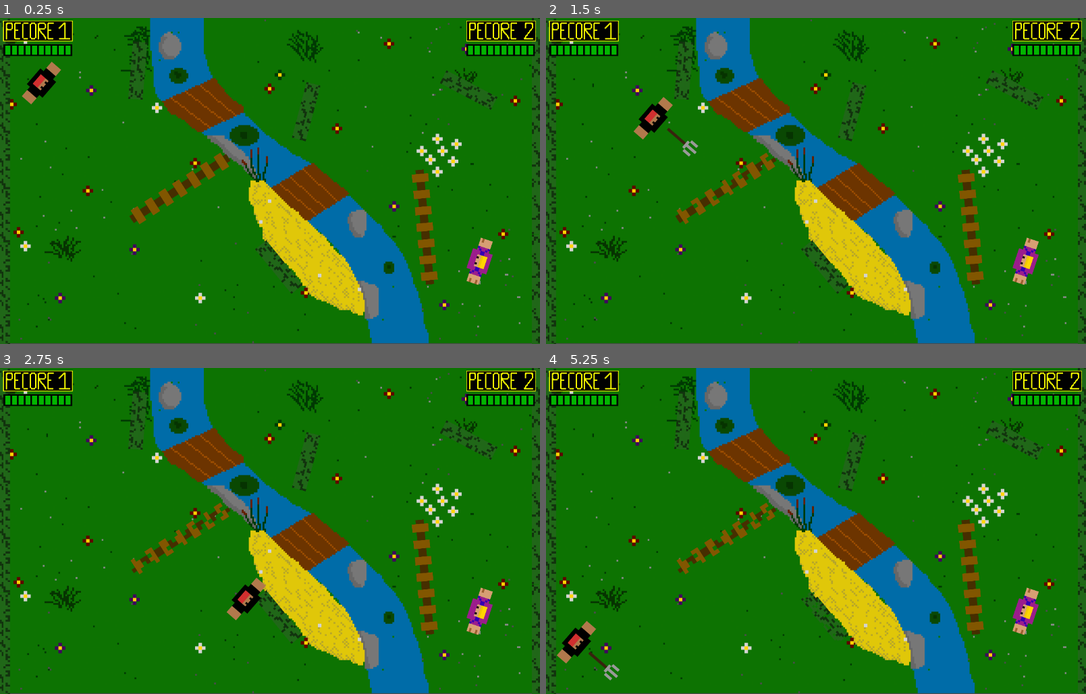
Above: before the commit, frames 1-4 (two rows, left to right).
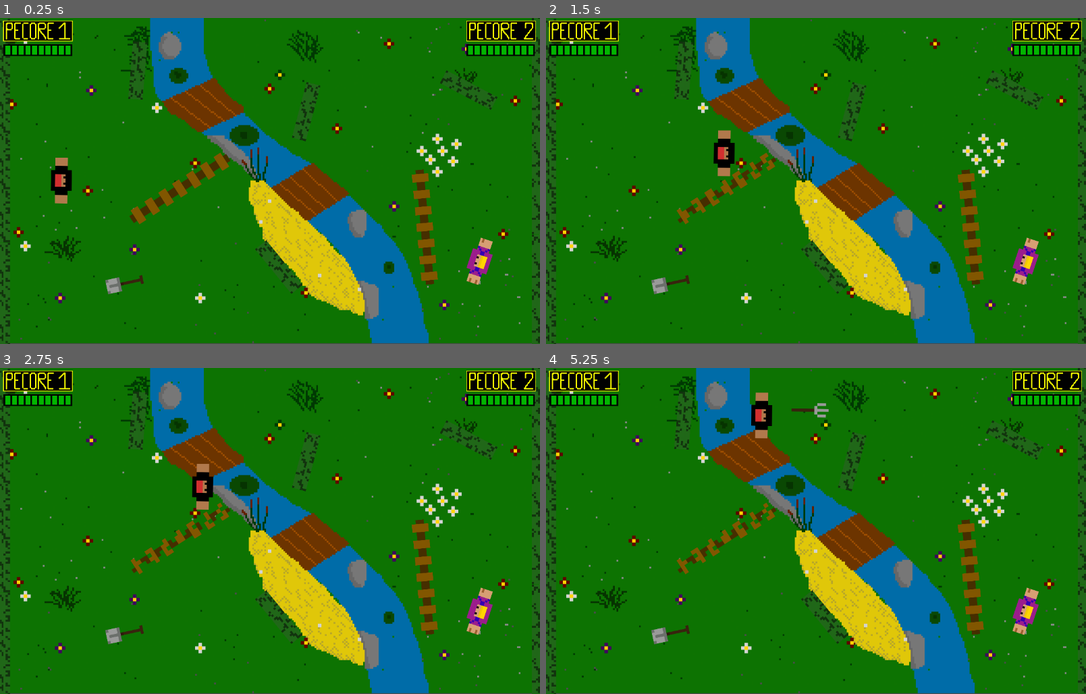
Above: after the commit, the same moments.

Repository: GuenotF/Proto_Pecore_Fight
Game: Godot game, scene res://_Scenes/Map.tscn
The game is run twice, just before and just after one commit, with the same random seed, the same clock (stepped at 60 frames per second) and the same inputs. Sound files missing from this copy of the repository are replaced by a short silence.
Inputs (mouse positions are in pixels of both pictures, inside the frame that each line leads up to):
- Up to frame 1 (0.25 s): no input
- Up to frame 2 (1.5 s): tap Enter at 0.5 s; move the mouse to (934, 164) at 0.52 s; hold D (move_right) 0.53-1.28 s; click (934, 164) at 0.6 s; tap Space (ui_select) at 0.77 s; move the mouse to (708, 197) at 1.27 s; hold S (move_down) from 1.28 s (still down); click (708, 197) at 1.35 s
- Up to frame 3 (2.75 s): tap Space (ui_select) at 1.52 s; move the mouse to (324, 459) at 2.02 s; release S (move_down) at 2.03 s; hold D (move_right) from 2.03 s (still down); click (324, 459) at 2.1 s
- Up to frame 4 (5.25 s): move the mouse to (789, 596) at 2.77 s; release D (move_right) at 2.78 s; hold Z (move_up) 2.78-3.53 s; click (789, 596) at 2.85 s; tap Space (ui_select) at 3.02, 3.77, 4.52, 5 s; move the mouse to (978, 579) at 3.52 s; hold Q (move_left) 3.53-5.03 s; click (978, 579) at 3.6 s; move the mouse to (654, 482) at 4.27 s; click (654, 482) at 4.35 s; move the mouse to (843, 531) at 5.02 s; hold S (move_down) from 5.03 s (still down); click (843, 531) at 5.1 s

The runs differ from the first frame. In frame 1, 1.0% of the frame differs, in the area x 4-27%, y 13-85%; in frame 2, 1.2%; in frame 3, 1.1%; in frame 4, 1.3%, in the area x 2-56%, y 7-96%.

Commit message:
test new branch

Diff:
--- a/Scripts/Map.gd
+++ b/Scripts/Map.gd
@@ -12,7 +12,7 @@
 
 # Called when the node enters the scene tree for the first time.
 func _ready():
-	#spawn_weapon($Spawn_Weapon)
+	spawn_weapon($Spawn_Weapon)
 	pass # Replace with function body.
 
 
--- a/_Scenes/Map.tscn
+++ b/_Scenes/Map.tscn
@@ -45,8 +45,8 @@
 polygon = PoolVector2Array( 5.12366, -6.22839, 16.7155, -50.4148, 31.0363, -94.8323, 51.653, -135.734, 64.9584, -147.04 …(234 unchanged characters)…
 
 [node name="Player1" parent="." instance=ExtResource( 1 )]
-position = Vector2( 98.9635, 146.816 )
-rotation = 0.714678
+position = Vector2( 141.801, 371.082 )
+rotation = 0.0112183
 scale = Vector2( 0.6, 0.6 )
 z_index = 1
 
Not shown, added: SFX/pecorefight.mp3
